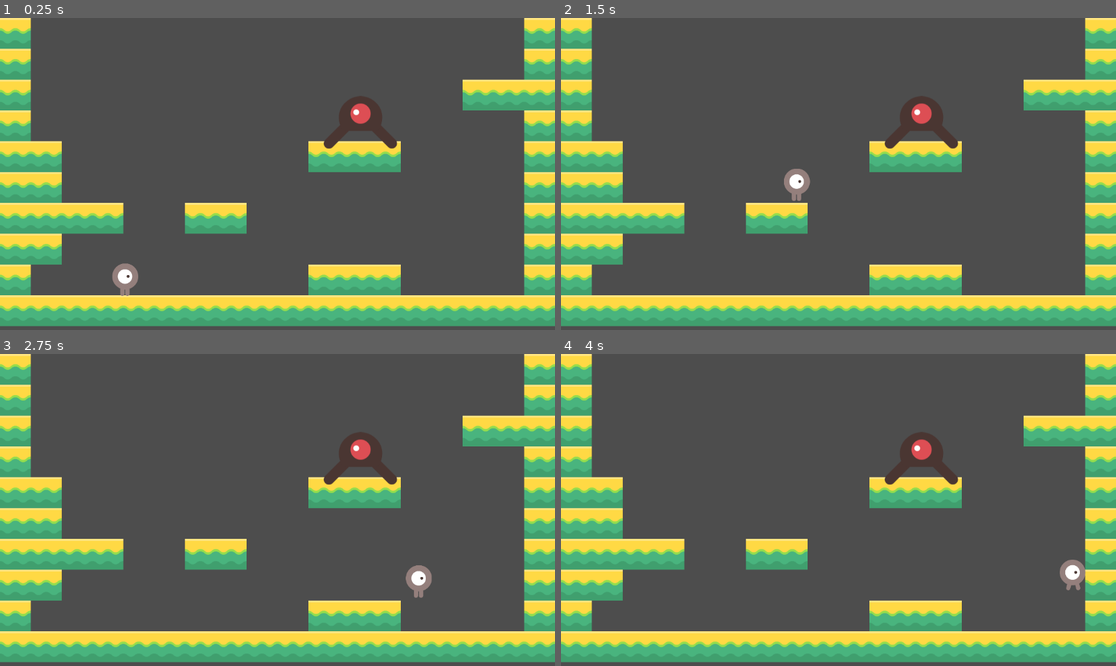
Above: before the commit, frames 1-4 (two rows, left to right).
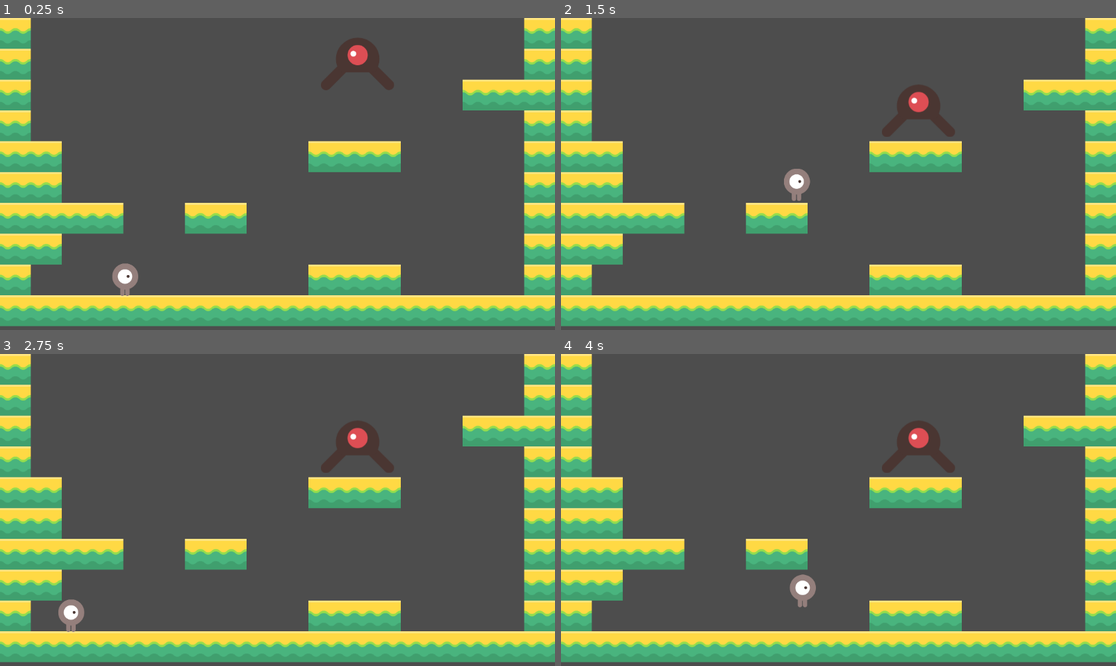
Above: after the commit, the same moments.

Repository: 1poundSOCKS/ngp
Game: Godot game, scene res://main.tscn
The game is run twice, just before and just after one commit, with the same random seed, the same clock (stepped at 60 frames per second) and the same inputs.
Inputs:
- Up to frame 1 (0.25 s): no input
- Up to frame 2 (1.5 s): hold . (move_right) from 0.53 s (still down); tap A (move_up) at 0.77 s
- Up to frame 3 (2.75 s): tap A (move_up) at 1.52 s; release . (move_right) at 2.03 s; hold , (move_left) from 2.03 s (still down)
- Up to frame 4 (4 s): release , (move_left) at 2.78 s; hold . (move_right) from 2.78 s (still down); tap A (move_up) at 3.02, 3.77 s

The runs differ from the first frame. In frame 1, 2.0% of the frame differs, in the area x 57-72%, y 6-42%; in frame 2, 1.1%; in frame 3, 1.8%; in frame 4, 1.8%.

Commit message:
player and enemy collide with level

Diff:
--- a/enemy.tscn
+++ b/enemy.tscn
@@ -25,8 +25,6 @@
 rotation = -1.5707964
 scale = Vector2(0.3, 0.3)
 collision_layer = 2
-collision_mask = 0
-gravity_scale = 0.0
 
 [node name="AnimatedSprite2D" type="AnimatedSprite2D" parent="." unique_id=1005075547]
 sprite_frames = SubResource("SpriteFrames_iifgy")
--- a/level.tscn
+++ b/level.tscn
@@ -287,4 +287,4 @@
 position = Vector2(260, 536)
 
 [node name="Enemy" parent="." unique_id=37610136 instance=ExtResource("3_oi3di")]
-position = Vector2(748, 217)
+position = Vector2(742, 52.000015)
--- a/player.gd
+++ b/player.gd
@@ -38,4 +38,7 @@
 	move_and_slide()
 
 func _on_area_2d_body_entered(body: Node2D) -> void:
-	print("hit!!!")
+
+	if body.name == "Enemy":
+		print("hit!!!")
+		get_tree().reload_current_scene()
--- a/player.tscn
+++ b/player.tscn
@@ -27,6 +27,7 @@
 
 [node name="Player2" type="CharacterBody2D" unique_id=263546938]
 scale = Vector2(0.5, 0.5)
+collision_layer = 2
 script = ExtResource("1_sweqy")
 
 [node name="AnimatedSprite2D" type="AnimatedSprite2D" parent="." unique_id=687317585]
Not shown, added: export_presets.cfg
Not shown, changed: .gitignore
